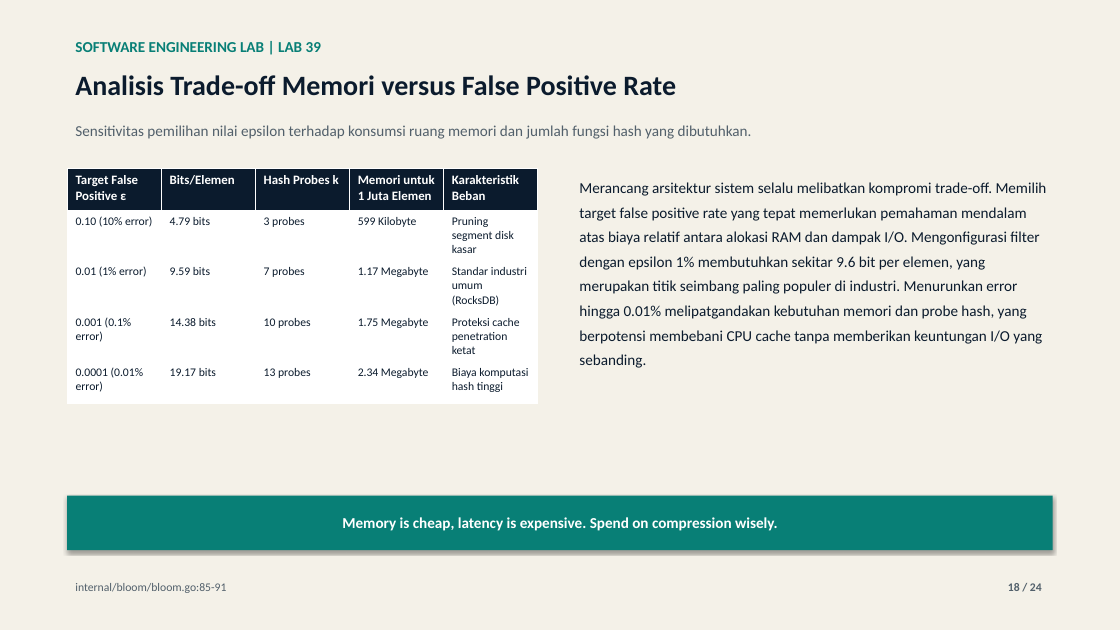
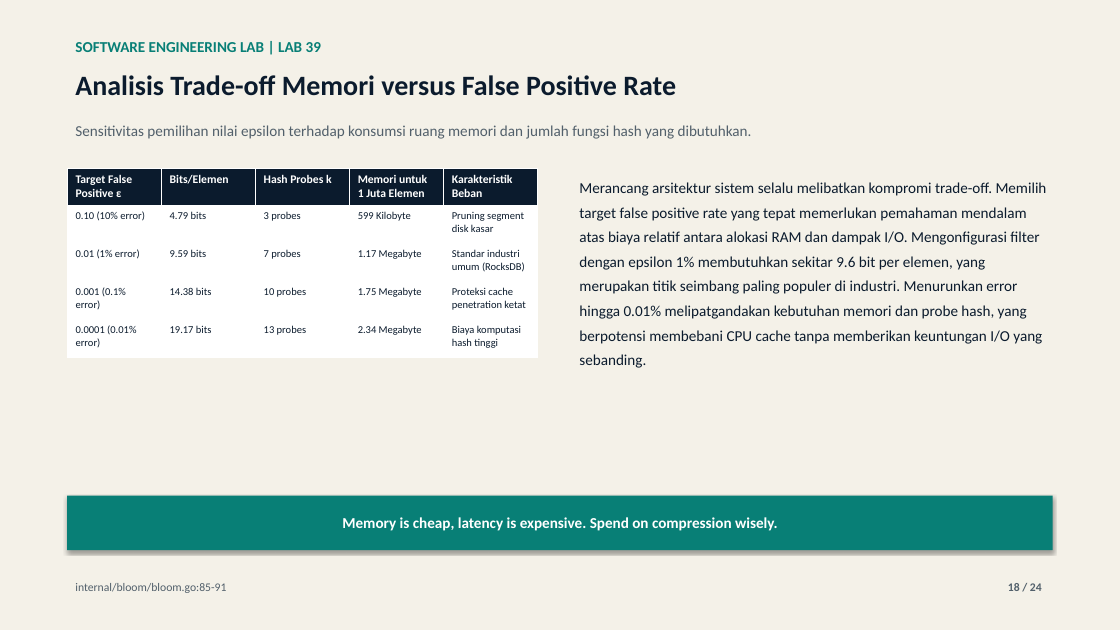
Before and after one commit to lukman-ss/software-engineering-lab, a slide deck: slide 18 of labs/39-bloom-filters/result/linkedin/lab-39-bloom-filters-carousel.pptx. Drawn at 1120x630 pixels with LibreOffice and Linux fonts; fonts in the diff are those of the drawing. Boxes give left, top, right and bottom in pixels: in the first picture for what was removed or moved away, otherwise in the second. Text is boxed around its words. In the diff, an @@ line names an element or a change of style, - is before the commit and + after.

```diff
--- a/labs/39-bloom-filters/result/linkedin/lab-39-bloom-filters-carousel.pptx
+++ b/labs/39-bloom-filters/result/linkedin/lab-39-bloom-filters-carousel.pptx
@@ table at [67,168,538,357] @@
@@ size 11 to 10 pt in "Target False Positive ε", "Bits/Elemen", "Hash Probes k", "Memori untuk 1 Juta Elemen" and 1 more places @@
@@ size 10 to 9 pt in "0.10 (10% error)", "4.79 bits", "3 probes", "599 Kilobyte" and 16 more places @@
```
Also in this commit, not shown: 6 other slides changed, 31 other files.
